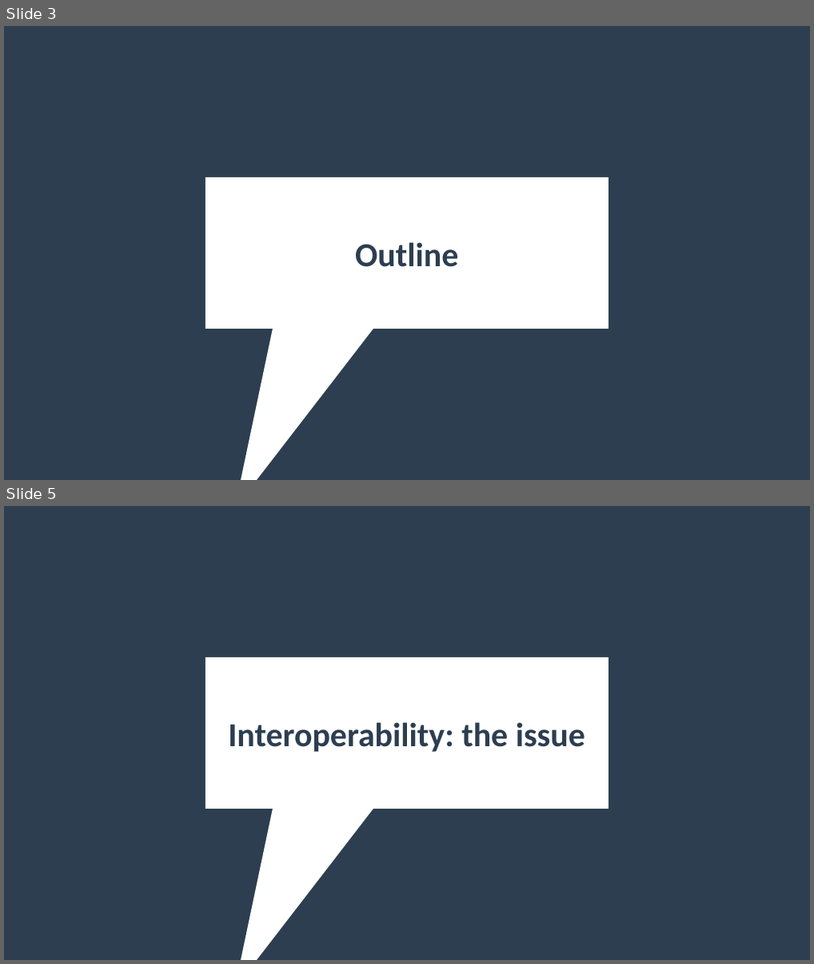
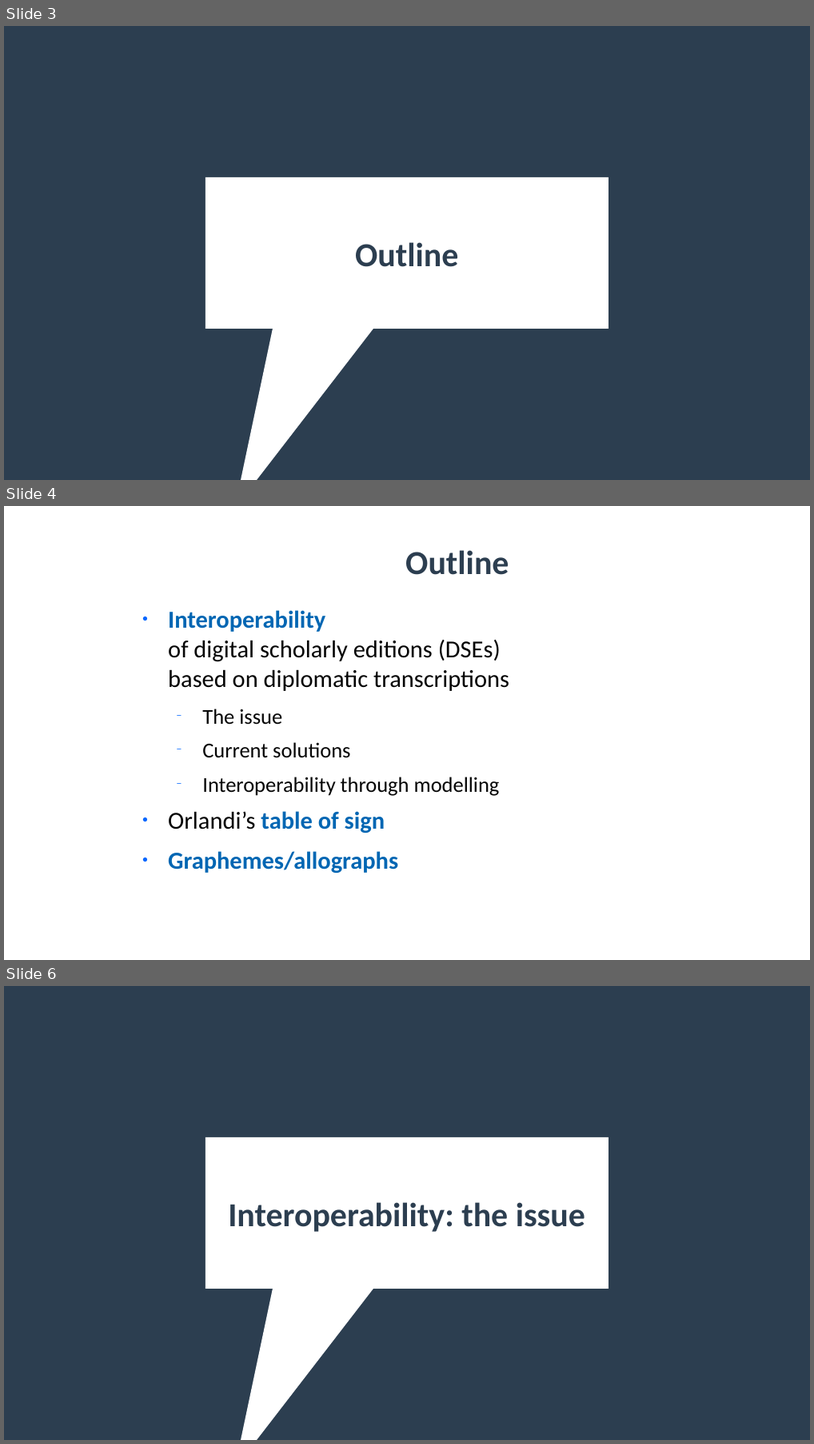
Before and after one commit to SunoikisisDC/SunoikisisDC-2021-2022, a slide deck: Summer/Session3_Monella.odp. Shown one above the other, each under a label of ours: slides 3 and 5 before the commit, slides 3, 4 and 6 after it; the slides between them are not shown. The pictures are 814x964 and 814x1444 pixels, drawn with LibreOffice and Linux fonts; fonts in the diff are those of the drawing; background and template pictures are left out. Boxes give left, top, right and bottom in pixels: in the first picture for what was removed or moved away, otherwise in the second. Text is boxed around its words. In the diff, an @@ line names an element or a change of style, - is before the commit and + after.

```diff
--- a/Summer/Session3_Monella.odp
+++ b/Summer/Session3_Monella.odp
@@ slide 4 added at bbox=[4, 506, 810, 960], background picture (left out) @@
@@ title added at bbox=[406, 550, 509, 575], 33 pt, text #2C3E50, bold @@
+Outline
@@ text added at bbox=[168, 610, 510, 872], 24 pt, text #050505 @@
+● Interoperability
+  of digital scholarly editions (DSEs)
+  based on diplomatic transcriptions
+  − The issue
+  − Current solutions
+  − Interoperability through modelling
+● Orlandi’s table of sign
+● Graphemes/allographs
@@ what was slide 5 is now slide 6 @@
```
Also in this commit, not shown: 30 slides changed, 9 other slides added, 12 slides removed, 1 other file.
